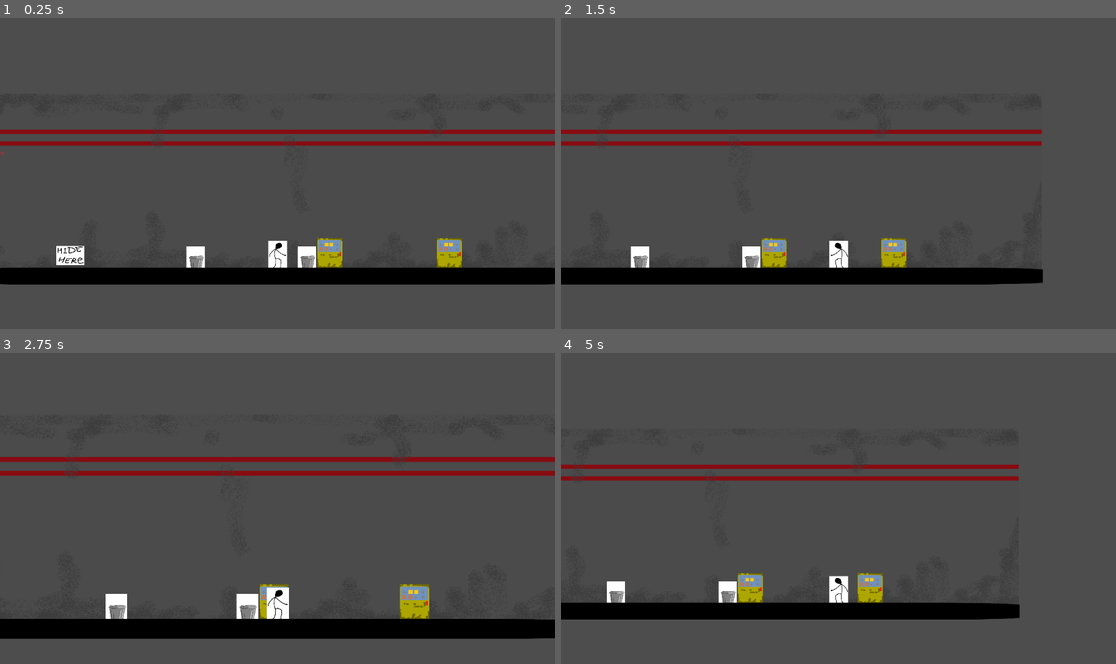
Above: before the commit, frames 1-4 (two rows, left to right).
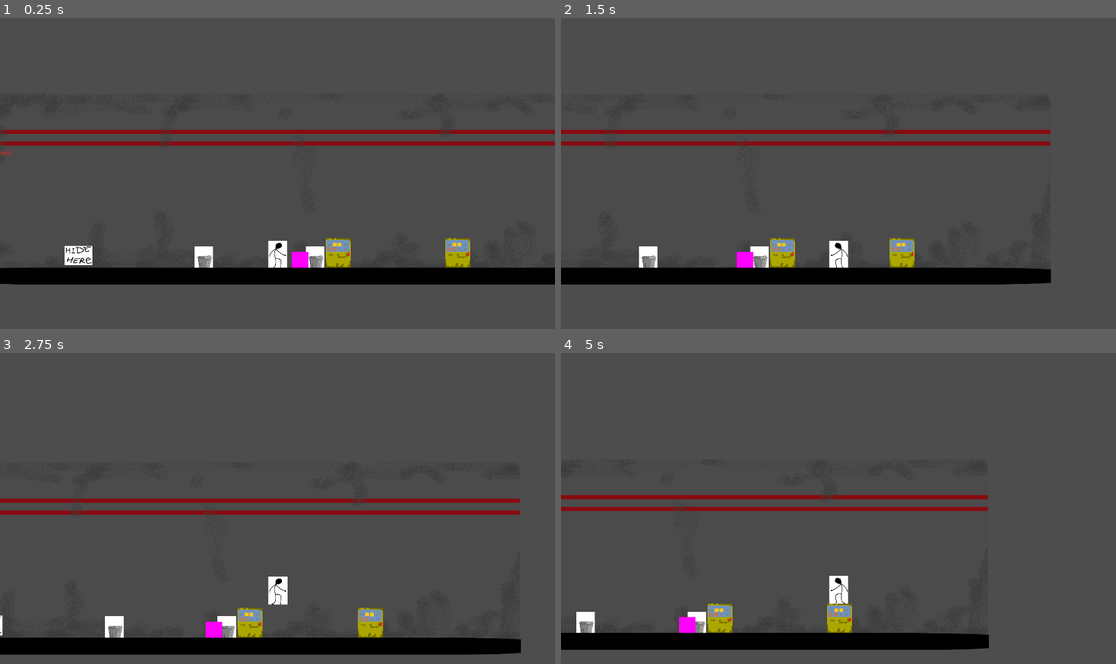
Above: after the commit, the same moments.

Repository: vladraculaIII/Horror
Game: Godot game, scene res://scenes/main_game.tscn
The game is run twice, just before and just after one commit, with the same random seed, the same clock (stepped at 60 frames per second) and the same inputs. The engine's default icon, where the game draws it, is replaced by a stand-in: a white triangle on a blue panel in a dark square.
Inputs (mouse positions are in pixels of both pictures, inside the frame that each line leads up to):
- Up to frame 1 (0.25 s): no input
- Up to frame 2 (1.5 s): tap Enter (ui_accept) at 0.5, 0.6, 0.77, 1.07 s; move the mouse to (960, 157) at 0.52 s; hold D (right) from 0.53 s (still down); move the mouse to (727, 189) at 1.27 s; tap E (interact) at 1.35 s
- Up to frame 3 (2.75 s): tap Enter (ui_accept) at 1.52, 1.55, 1.82, 2.3 s; move the mouse to (333, 440) at 2.02 s; release D (right) at 2.03 s; hold A (left) from 2.03 s (still down); hold Shift (sprint) from 2.03 s (still down)
- Up to frame 4 (5 s): move the mouse to (810, 570) at 2.77 s; release A (left) at 2.78 s; release Shift (sprint) at 2.78 s; hold D (right) 2.78-4.28 s; tap Enter (ui_accept) at 2.85, 3.02, 3.32, 3.77, 3.8, 4.07, 4.52, 4.55, 4.82 s; move the mouse to (1005, 555) at 3.52 s; tap E (interact) at 3.6 s; move the mouse to (672, 461) at 4.27 s; hold A (left) from 4.28 s (still down); tap Shift (sprint) at 4.35 s

The runs differ from the first frame. In frame 1, 1.7% of the frame differs, in the area x 0-100%, y 35-86%; in frame 2, 1.6%; in frame 3, 19%, in the area x 0-100%, y 33-98%; in frame 4, 15%.

Commit message:
Basic Monster Movement
Monster now moves towards at low speed

Diff:
--- a/project.godot
+++ b/project.godot
@@ -13,6 +13,7 @@
 config/name="HorrSurv"
 run/main_scene="res://scenes/main_game.tscn"
 config/features=PackedStringArray("4.2", "Forward Plus")
+run/max_fps=240
 config/icon="res://icon.svg"
 
 [input]
--- /dev/null
+++ b/scenes/Monster.tscn
@@ -0,0 +1,27 @@
+[gd_scene load_steps=5 format=3 uid="uid://chfq3ibuytwpq"]
+
+[ext_resource type="Script" path="res://scripts/MonsterMovement.gd" id="1_c87yh"]
+
+[sub_resource type="PhysicsMaterial" id="PhysicsMaterial_2sbgx"]
+friction = 0.0
+
+[sub_resource type="RectangleShape2D" id="RectangleShape2D_8lt7r"]
+
+[sub_resource type="PlaceholderTexture2D" id="PlaceholderTexture2D_if57w"]
+
+[node name="RigidBody2D" type="RigidBody2D"]
+mass = 0.1
+physics_material_override = SubResource("PhysicsMaterial_2sbgx")
+can_sleep = false
+lock_rotation = true
+linear_velocity = Vector2(5, 5)
+constant_force = Vector2(3, 3)
+script = ExtResource("1_c87yh")
+
+[node name="CollisionShape2D2" type="CollisionShape2D" parent="."]
+shape = SubResource("RectangleShape2D_8lt7r")
+
+[node name="Sprite2D" type="Sprite2D" parent="."]
+position = Vector2(-1.43051e-06, 0)
+scale = Vector2(20, 20)
+texture = SubResource("PlaceholderTexture2D_if57w")
--- a/scenes/main_game.tscn
+++ b/scenes/main_game.tscn
@@ -7,6 +7,7 @@
 [ext_resource type="Texture2D" uid="uid://bxxtiokuckkc1" path="res://textures/objtext_test1.png" id="5_f1hvt"]
 [ext_resource type="Texture2D" uid="uid://dvduj2qmdgltf" path="res://textures/objtext_test2.png" id="6_l3cb1"]
 [ext_resource type="PackedScene" uid="uid://7xj0kx8w6q2o" path="res://scenes/hideable_object.tscn" id="7_bfp0i"]
+[ext_resource type="PackedScene" uid="uid://chfq3ibuytwpq" path="res://scenes/Monster.tscn" id="8_rfvmk"]
 
 [sub_resource type="RectangleShape2D" id="RectangleShape2D_why6n"]
 
@@ -60,3 +61,6 @@
 
 [node name="HideableObject" parent="." instance=ExtResource("7_bfp0i")]
 position = Vector2(-253, 5)
+
+[node name="RigidBody2D" parent="." instance=ExtResource("8_rfvmk")]
+position = Vector2(10, 0)
--- /dev/null
+++ b/scripts/MonsterMovement.gd
@@ -0,0 +1,12 @@
+extends RigidBody2D
+
+@export var speed = 1.2
+@export var maxSpeed = 2
+@onready var player = $"../Player"
+
+func _integrate_forces(state):
+	var monsterPosition = position
+	var playerPosition =  player.position
+	var movementDirection = playerPosition - monsterPosition
+	var movementVector = movementDirection.normalized()
+	linear_velocity = Vector2(clamp(movementVector.x * speed, -maxSpeed, maxSpeed), linear_velocity.y)
--- a/scripts/player.gd
+++ b/scripts/player.gd
@@ -46,7 +46,7 @@
 		hide_interact()
 
 	# Handle jump.
-	if Input.is_action_just_pressed("ui_accept") and jumpable and is_on_floor():
+	if Input.is_action_just_pressed("ui_accept") and is_on_floor():
 		velocity.y = JUMP_VELOCITY
 
 	# Get the input direction and handle the movement/deceleration.
Not shown: 1 places in scenes/main_game.tscn that only renumber resources
Not shown, added: scenes/MonB67C.tmp
Not shown, added: scenes/mai2068.tmp
Not shown, added: scenes/maiE6DA.tmp
